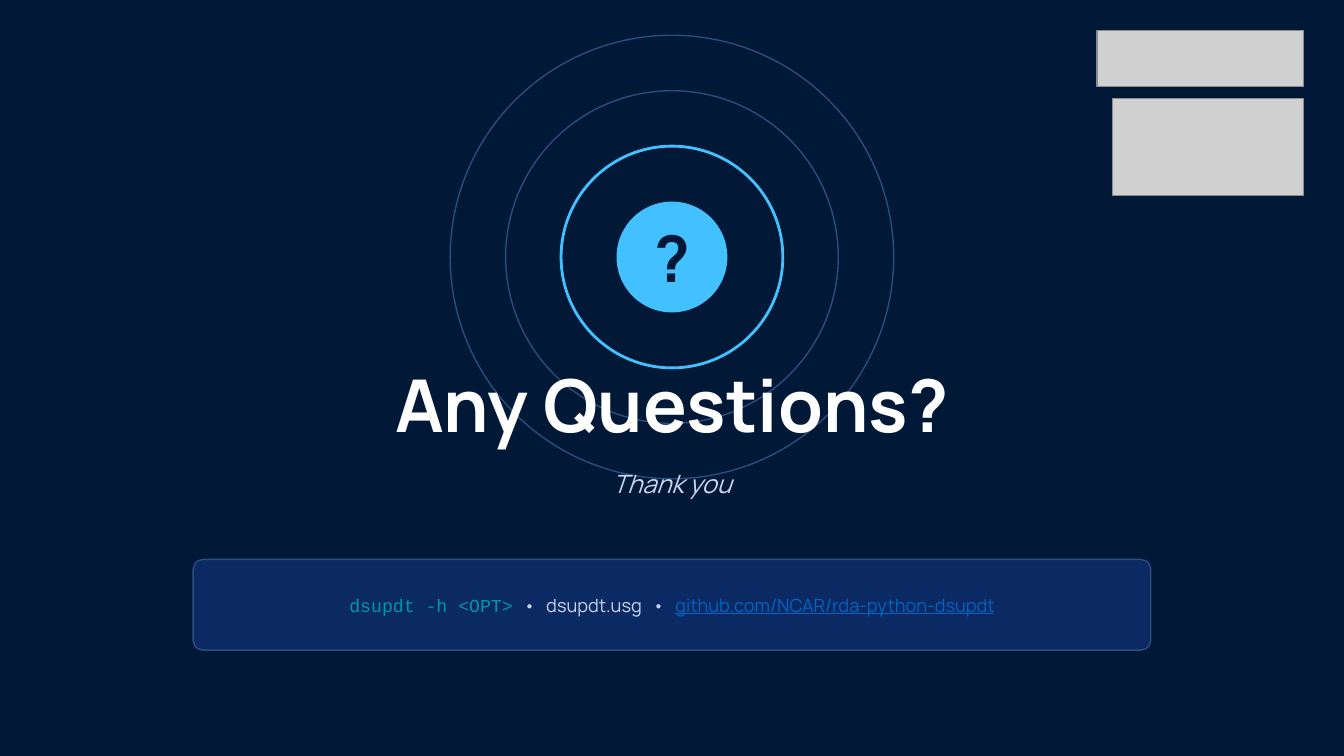
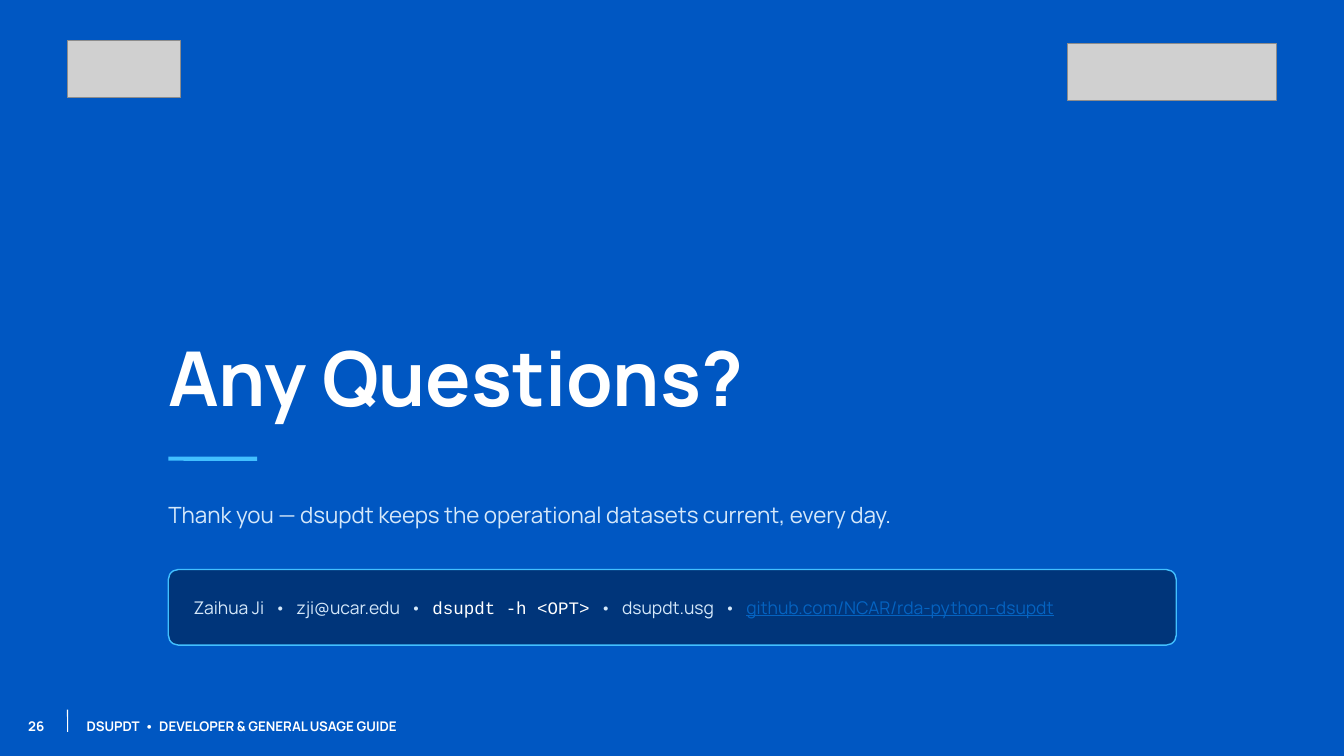
Before and after one commit to NCAR/rda-python-dsupdt, a slide deck: slide 27 of docs/slides/dsupdt_guide.pptx. Drawn at 1344x756 pixels with LibreOffice and Linux fonts; fonts in the diff are those of the drawing; grey boxes stand for pictures; background and template pictures are left out. Boxes give left, top, right and bottom in pixels: in the first picture for what was removed or moved away, otherwise in the second. Text is boxed around its words. In the diff, an @@ line names an element or a change of style, - is before the commit and + after.

Commit message:
align guide deck with the NSF NCAR GDEX 2026 template
Rebuild the cover from the template "Cover - Blue" layout, put the content
slides on the interior content chrome (field art, NSF|NCAR mark, GDEX
lockup, numbered footer) and close on the "Bold Statement" layout.

The static chrome lives on slide masters, which also works around a
pptxgenjs rels-id collision that corrupted slides carrying both a
hyperlink and a slide-level background image.

Bottom content strips were pulled in so they clear the lockup and the
footer, and slides whose content fills the bottom-right corner use a
lockup-free master rather than showing a clipped logo.

```diff
--- a/docs/slides/dsupdt_guide.pptx
+++ b/docs/slides/dsupdt_guide.pptx
@@ background #011837 to picture (left out) @@
@@ picture: place and size @@
-picture at <box>1112,99,1304,196</box>
+picture at <box>68,40,180,98</box>
@@ ellipse removed at <box>451,35,894,479</box> @@
@@ picture: place and size @@
-picture at <box>1097,30,1304,87</box>
+picture at <box>1068,43,1276,101</box>
@@ text "Any Questions?": place and size @@
-text "Any Questions?" at <box>395,364,948,451</box>
+text "Any Questions?" at <box>168,350,743,424</box>
@@ text "Any Questions?" at <box>168,350,743,424</box>: size 52 to 54 pt; alignment centre to left; vertical alignment middle to bottom @@
@@ ellipse removed at <box>506,91,839,423</box> @@
@@ ellipse removed at <box>562,146,783,368</box> @@
@@ ellipse removed at <box>617,202,728,313</box> @@
@@ text removed at <box>617,202,728,313</box> @@
-?
@@ line added from (168, 459) to (257, 459), #42C0FF 3 pt @@
@@ text at <box>168,506,891,529</box>: text changed; size 18 to 16 pt; text colour #C3D7EE to #D5E8FA; italic off @@
-Thank you
+Thank you — dsupdt keeps the operational datasets current, every day.
@@ rounded rectangle: place and size @@
-rounded rectangle at <box>194,560,1151,650</box>
+rounded rectangle at <box>168,570,1177,645</box>
@@ rounded rectangle at <box>168,570,1177,645</box>: fill #0B2A63 to #00357A; outline #2C4E7D 1 pt to #42C0FF 1 pt; proportions changed @@
@@ text at <box>194,601,1053,619</box>: text changed; size 13 to 12.5 pt; text colour #0563C1 to #D5E8FA @@
-dsupdt -h <OPT> • dsupdt.usg • github.com/NCAR/rda-python-dsupdt
+Zaihua Ji • zji@ucar.edu • dsupdt -h <OPT> • dsupdt.usg • github.com/NCAR/rda-python-dsupdt
@@ line added from (68, 710) to (68, 732), #FFFFFF 0.75 pt @@
@@ text added at <box>28,721,44,731</box>, 9.5 pt, text #FFFFFF, bold @@
+26
@@ text added at <box>87,721,397,732</box>, 9.5 pt, text #FFFFFF, bold @@
+DSUPDT • DEVELOPER & GENERAL USAGE GUIDE
```
Also in this commit, not shown: 26 other slides changed, 6 other files.
